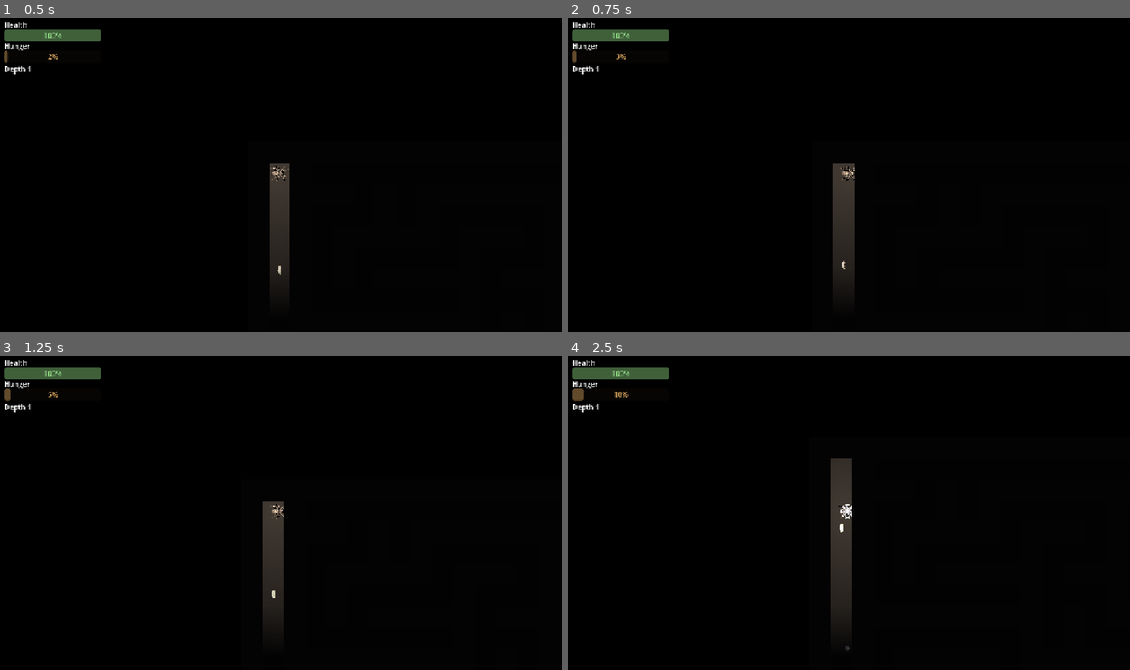
Above: before the commit, frames 1-4 (two rows, left to right).
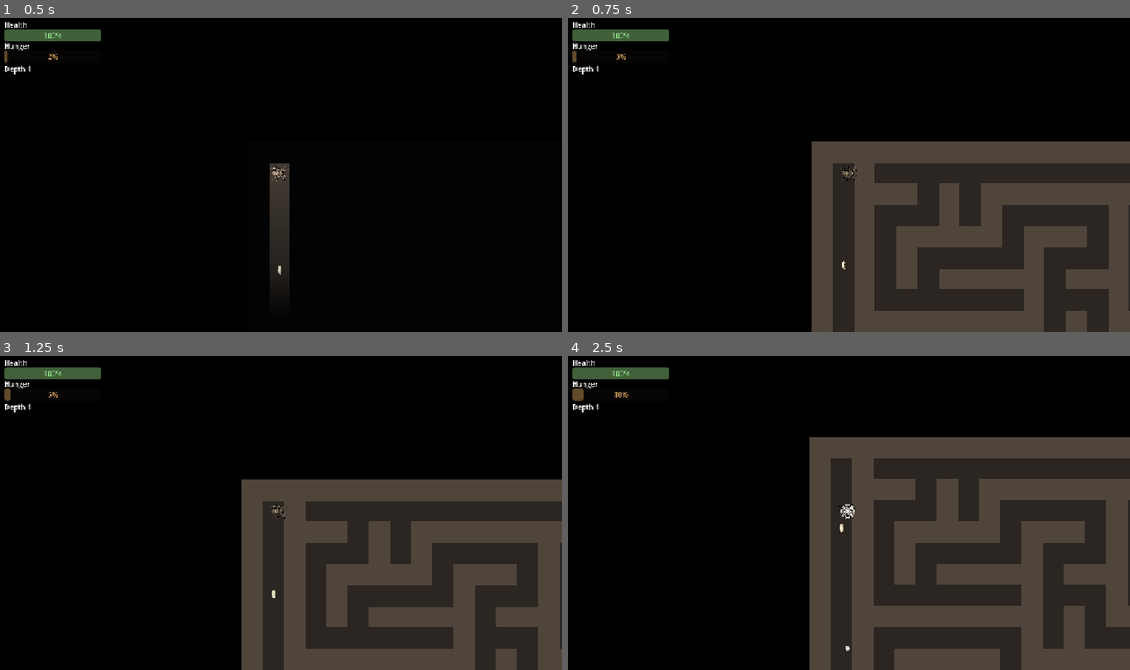
Above: after the commit, the same moments.

Repository: ehix/burrow
Game: Godot game, scene res://world/world.tscn
The game is run twice, just before and just after one commit, with the same random seed, the same clock (stepped at 60 frames per second) and the same inputs.
Inputs (mouse positions are in pixels of both pictures, inside the frame that each line leads up to):
- Up to frame 1 (0.5 s): no input
- Up to frame 2 (0.75 s): move the mouse to (972, 156) at 0.52 s; hold D (move_right) from 0.53 s (still down); hold L (toggle_darkness, bound only after the commit) from 0.53 s (still down)
- Up to frame 3 (1.25 s): keep holding D (move_right); keep holding L (toggle_darkness, bound only after the commit)
- Up to frame 4 (2.5 s): move the mouse to (736, 525) at 1.27 s; release D (move_right) at 1.28 s; release L (toggle_darkness, bound only after the commit) at 1.28 s; hold S (move_down) 1.28-2.03 s; tap Space (fire) at 1.35 s; tap L (toggle_darkness, bound only after the commit) at 1.55 s; move the mouse to (905, 440) at 2.02 s; hold D (move_right) from 2.03 s (still down); hold L (toggle_darkness, bound only after the commit) from 2.03 s (still down); tap E (place_trap) at 2.1 s

Frame 1 is identical in both runs. In frame 2, 33% of the frame differs, in the area x 43-100%, y 39-100%; in frame 3, 33%; in frame 4, 40%, in the area x 42-100%, y 25-100%.

Commit message:
Add dev darkness toggle (L) to remove fog of war
Press L to flip the fog-of-war darkness off/on while developing so the whole
lit map is visible. Adds a persistent GameState.darkness_enabled flag (not
reset on new run), a toggle_darkness input action, Level.apply_darkness() that
drives both the CanvasModulate ambient and the player's VisionLight, and a key
handler in World that re-applies to the current level. build() applies the
current flag so it carries across descents.

Verified: boots clean, and a headless check confirms the flag flips both the
ambient (dark<->white) and the vision light (on<->off).

Co-Authored-By: Claude Opus 4.8 <noreply@anthropic.com>
Claude-Session: https://claude.ai/code/session_014WhKpuzmfoxFtBrc5icJUK

Diff:
--- a/autoloads/game_state.gd
+++ b/autoloads/game_state.gd
@@ -21,6 +21,11 @@
 ## defaults on first spawn).
 var carried_health: float = NAN
 var carried_hunger: float = NAN
+
+## Debug/display flag: when false the fog-of-war darkness is removed so the lit
+## map is fully visible. Toggled at runtime (L); persists across levels and
+## restarts, so it is deliberately NOT reset by start_new_run().
+var darkness_enabled := true
 
 
 func _ready() -> void:
--- a/project.godot
+++ b/project.godot
@@ -64,6 +64,11 @@
 "events": [Object(InputEventKey,"resource_local_to_scene":false,"resource_name":"","device":-1,"window_id":0,"alt_press …(190 unchanged characters)…
 ]
 }
+toggle_darkness={
+"deadzone": 0.5,
+"events": [Object(InputEventKey,"resource_local_to_scene":false,"resource_name":"","device":-1,"window_id":0,"alt_pressed":false,"shift_pressed":false,"ctrl_pressed":false,"meta_pressed":false,"pressed":false,"keycode":76,"physical_keycode":0,"key_label":0,"unicode":0,"location":0,"echo":false,"script":null)
+]
+}
 
 [layer_names]
 
--- a/world/level.gd
+++ b/world/level.gd
@@ -13,6 +13,10 @@
 const EnemyScene := preload("res://entities/enemy/enemy.tscn")
 const LarvaScene := preload("res://entities/larva/larva.tscn")
 
+## Fog-of-war ambient when darkness is on. White (no darkening) when off.
+const DARK_MODULATE := Color(0.05, 0.05, 0.07)
+
+@onready var _canvas_modulate: CanvasModulate = $CanvasModulate
 @onready var _nav_region: NavigationRegion2D = $NavRegion
 @onready var _walls: StaticBody2D = $Walls
 @onready var _occluders: Node2D = $Occluders
@@ -31,10 +35,22 @@
 	_build_collision_and_occluders()
 	_build_navigation()
 	_spawn_entities()
+	apply_darkness()
 
 
 func get_player() -> Node2D:
 	return player
+
+
+## Apply the current GameState.darkness_enabled flag: dark ambient + player
+## vision light when on, fully-lit map when off. Safe to call any time.
+func apply_darkness() -> void:
+	var on := GameState.darkness_enabled
+	_canvas_modulate.color = DARK_MODULATE if on else Color(1, 1, 1)
+	if player != null:
+		var light := player.get_node_or_null("VisionLight") as PointLight2D
+		if light != null:
+			light.enabled = on
 
 
 func _build_collision_and_occluders() -> void:
--- a/world/world.gd
+++ b/world/world.gd
@@ -20,6 +20,14 @@
 	var player := _current_player()
 	if player != null:
 		camera.global_position = player.global_position
+
+
+func _unhandled_input(event: InputEvent) -> void:
+	# Dev toggle (L): remove/restore the fog-of-war darkness on the map.
+	if event.is_action_pressed("toggle_darkness"):
+		GameState.darkness_enabled = not GameState.darkness_enabled
+		if is_instance_valid(_level) and _level.has_method("apply_darkness"):
+			_level.apply_darkness()
 
 
 func _build_level() -> void:
